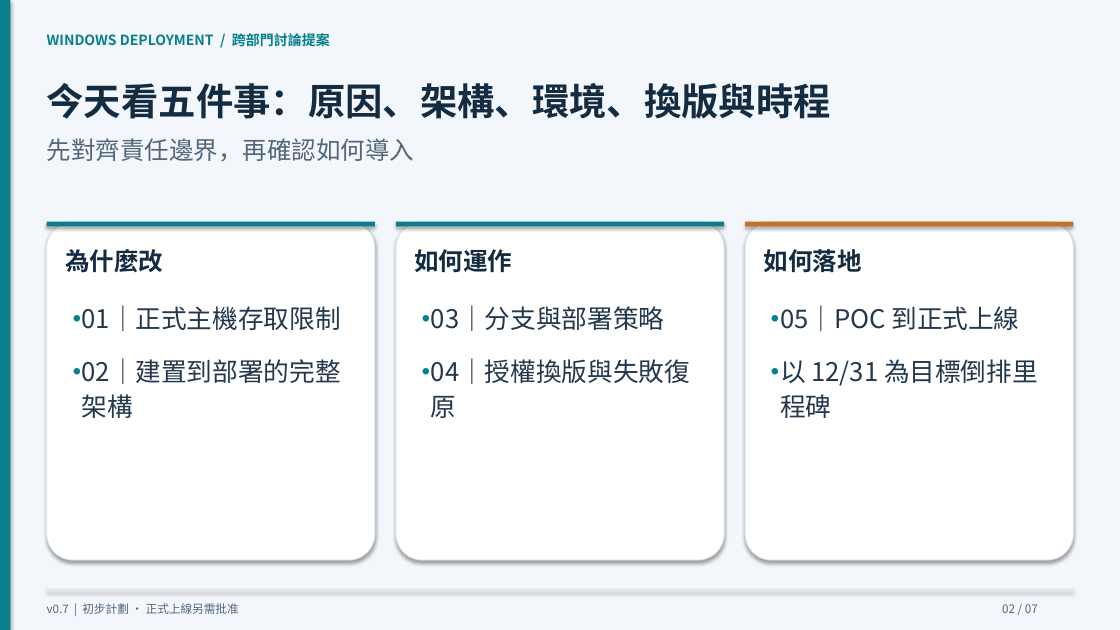
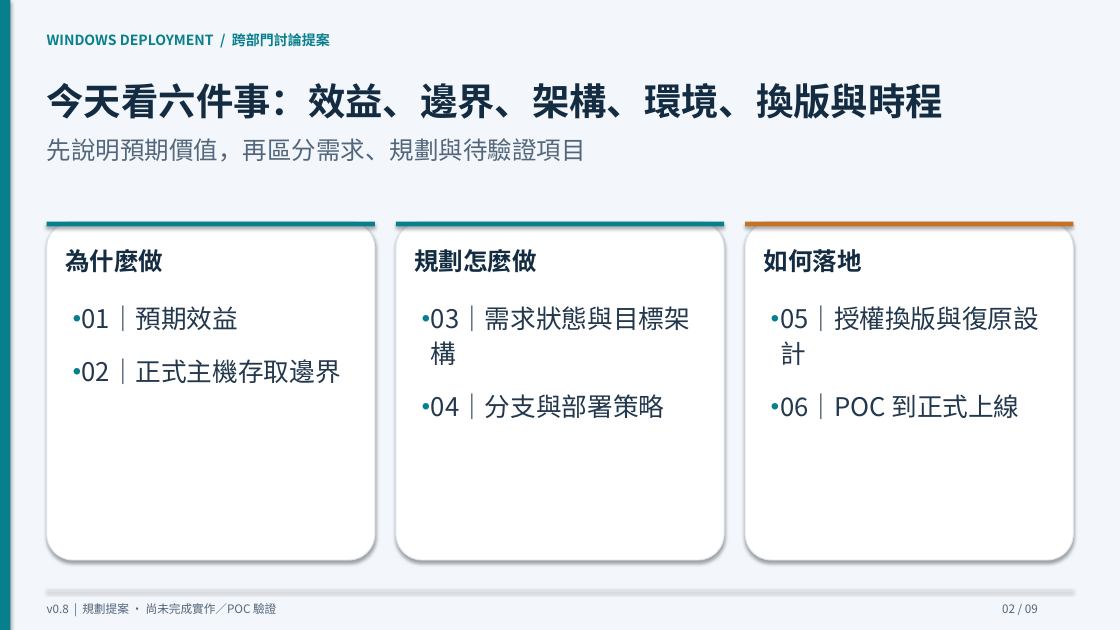
Before and after one commit to cyljacky02/gitlab-win-cicd, a slide deck: slide 2 of docs/presentations/windows-cd-initial-plan.pptx. Drawn at 1120x630 pixels with LibreOffice and Linux fonts; fonts in the diff are those of the drawing. Boxes give left, top, right and bottom in pixels: in the first picture for what was removed or moved away, otherwise in the second. Text is boxed around its words. In the diff, an @@ line names an element or a change of style, - is before the commit and + after.

```diff
--- a/docs/presentations/windows-cd-initial-plan.pptx
+++ b/docs/presentations/windows-cd-initial-plan.pptx
@@ title at [47,83,943,119]: text changed @@
-今天看五件事：原因、架構、環境、換版與時程
+今天看六件事：效益、邊界、架構、環境、換版與時程
@@ text at [47,138,586,162]: text changed @@
-先對齊責任邊界，再確認如何導入
+先說明預期價值，再區分需求、規劃與待驗證項目
@@ text at [65,249,163,273]: text changed @@
-為什麼改
+為什麼做
@@ text at [415,249,538,272]: text changed @@
-如何運作
+規劃怎麼做
@@ text at [82,305,239,331]: text changed @@
-01｜正式主機存取限制
+01｜預期效益
@@ text added at [431,305,690,365], 22 pt, text #23384D @@
+03｜需求狀態與目標架
+構
@@ text at [780,305,1039,365]: text changed @@
-04｜授權換版與失敗復
-原
+05｜授權換版與復原設
+計
@@ text at [82,358,341,384]: text changed @@
-02｜建置到部署的完整
-架構
+02｜正式主機存取邊界
@@ text removed at [780,359,1038,418] @@
-以 12/31 為目標倒排里
-程碑
@@ text "•": place and size @@
-text "•" at [413,353,428,390]
+text "•" at [413,387,428,424]
@@ text "•": place and size @@
-text "•" at [763,353,777,390]
+text "•" at [763,387,777,424]
@@ text at [431,393,664,419]: text changed @@
-03｜分支與部署策略
+04｜分支與部署策略
@@ text at [780,393,1019,419]: text changed @@
-05｜POC 到正式上線
+06｜POC 到正式上線
@@ text at [47,603,276,614]: text changed @@
-v0.7 | 初步計劃 · 正式上線另需批准
+v0.8 | 規劃提案 · 尚未完成實作／POC 驗證
@@ text at [1002,604,1038,613]: text changed @@
-02 / 07
+02 / 09
```
Also in this commit, not shown: 5 other slides changed, 2 slides added, 49 other files.
